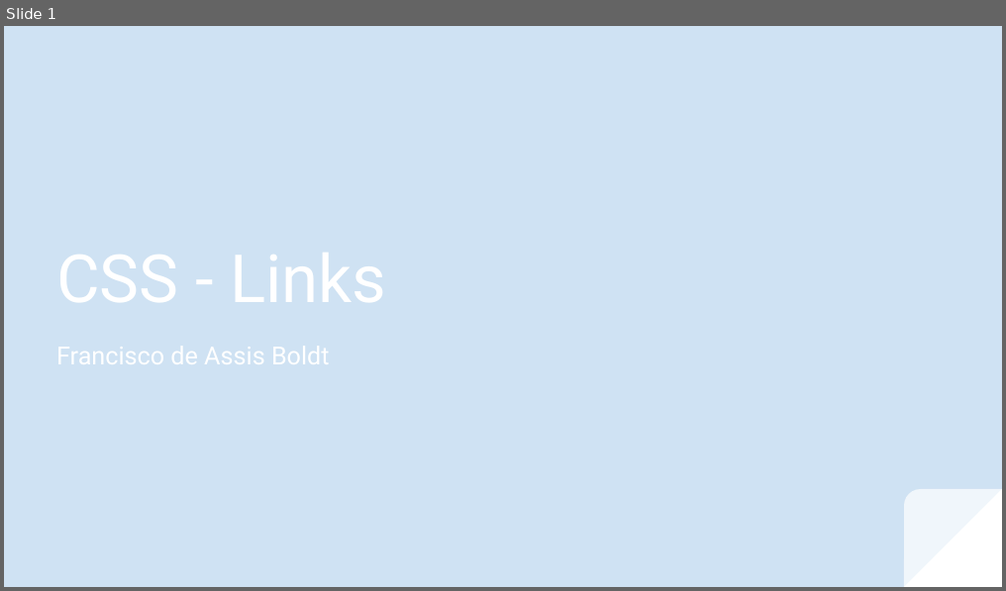
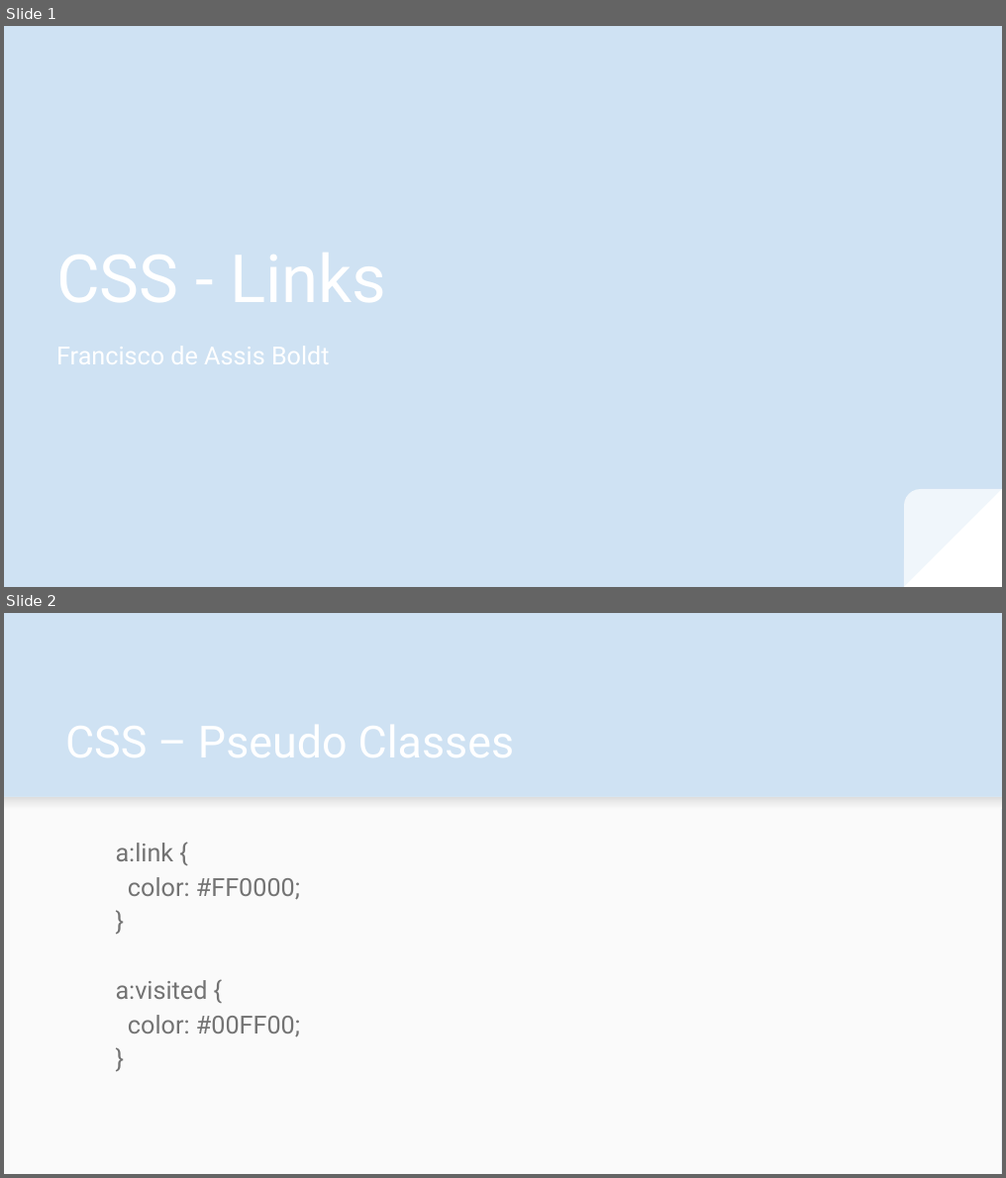
Before and after one commit to fboldt/aulasweb, a slide deck: slides/CSS - Links.odp. Shown one above the other, each under a label of ours: slide 1 before the commit, slides 1 and 2 after it. The pictures are 1006x591 and 1006x1178 pixels, drawn with LibreOffice and Linux fonts; fonts in the diff are those of the drawing. Boxes give left, top, right and bottom in pixels: in the first picture for what was removed or moved away, otherwise in the second. Text is boxed around its words. In the diff, an @@ line names an element or a change of style, - is before the commit and + after.

```diff
--- a/slides/CSS - Links.odp
+++ b/slides/CSS - Links.odp
@@ slide 2 added at [4, 613, 1002, 1174], background #CFE2F3 @@
@@ rectangle added at [4, 796, 1002, 1173], fill #FAFAFA @@
@@ rectangle added at [4, 796, 1002, 809], fill gradient #F9F9F9 to #DEDEDE @@
@@ text added at [116, 843, 300, 1038], 18 pt, text #737373 @@
+a:link {
+color: #FF0000;
+}
+a:visited {
+color: #00FF00;
+}
```
Also in this commit, not shown: 1 slide changed, 1 other slide added, 1 other file.
